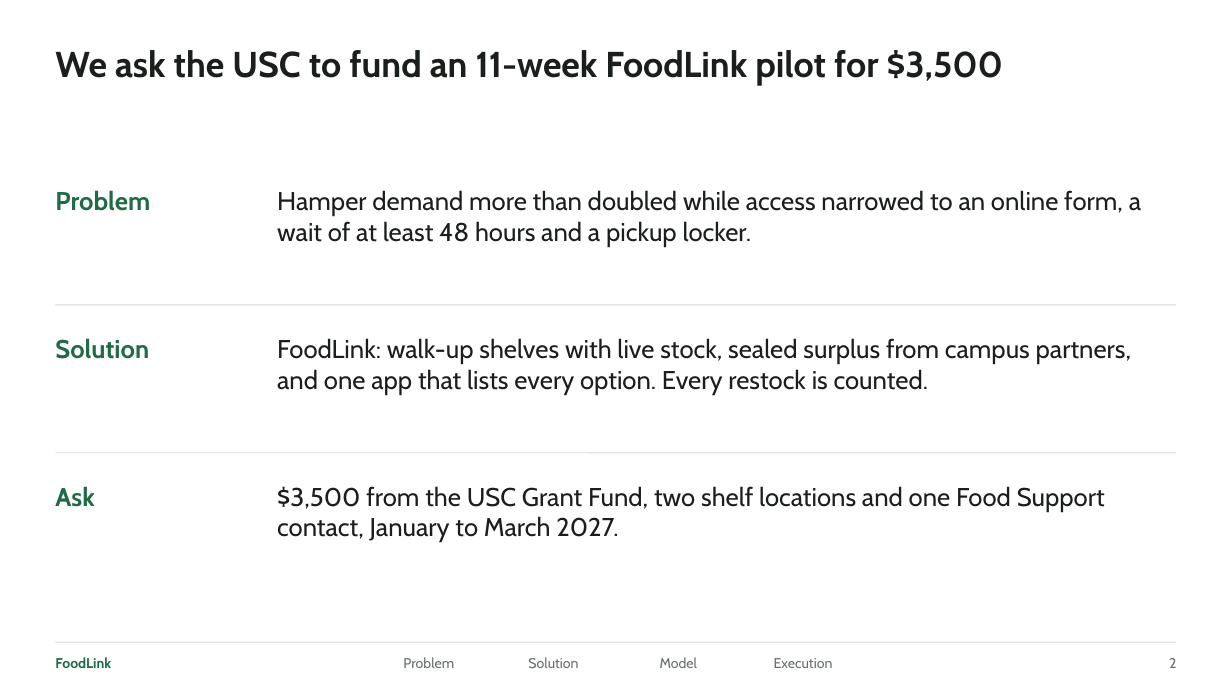
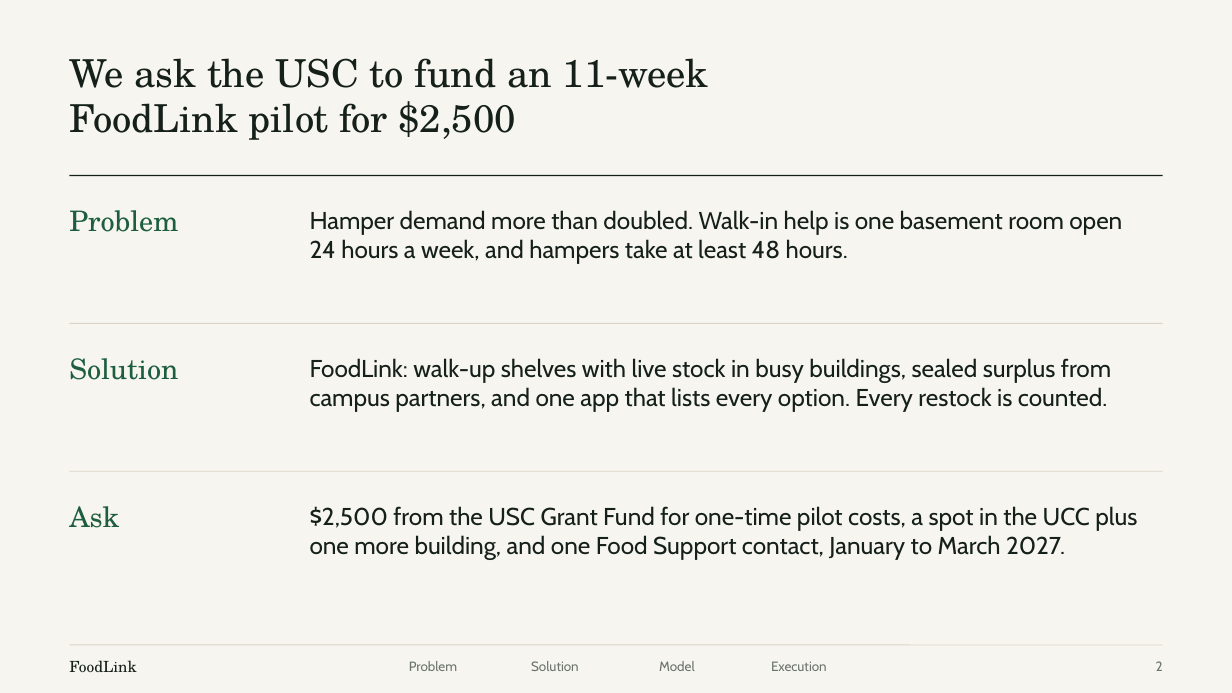
Before and after one commit to xingexu/aspire, a slide deck: slide 2 of deck/PBSN_ASPIRE_FoodLink.pptx. Drawn at 1232x693 pixels with LibreOffice and Linux fonts; fonts in the diff are those of the drawing. Boxes give left, top, right and bottom in pixels: in the first picture for what was removed or moved away, otherwise in the second. Text is boxed around its words. In the diff, an @@ line names an element or a change of style, - is before the commit and + after.

```diff
--- a/deck/PBSN_ASPIRE_FoodLink.pptx
+++ b/deck/PBSN_ASPIRE_FoodLink.pptx
@@ background #FFFFFF to #F7F5EF @@
@@ title at [69, 58, 709, 140]: text changed; size 28 to 30 pt; font Cabin to TeX Gyre Schola; text colour #1B1F1C to #15201A; bold off @@
-We ask the USC to fund an 11-week FoodLink pilot for $3,500
+We ask the USC to fund an 11-week
+FoodLink pilot for $2,500
@@ line added from (69, 176) to (1163, 176), #15201A 1 pt @@
@@ text "Problem": place and size @@
-text "Problem" at [55, 190, 150, 211]
+text "Problem" at [69, 210, 178, 232]
@@ text at [310, 210, 1122, 264]: text changed; size 20 to 19 pt; text colour #1B1F1C to #15201A @@
-Hamper demand more than doubled while access narrowed to an online form, a wait of at least 48 hours and a pickup locker.
+Hamper demand more than doubled. Walk-in help is one basement room open 24 hours a week, and hampers take at least 48 hours.
@@ line moved from (55, 305) - (1177, 305) to (69, 323) - (1163, 323) @@
@@ line (69, 323) - (1163, 323): stroke #D5DBD7 0.75 pt to #D9D4C7 0.75 pt @@
@@ size 20 to 22 pt, font Cabin to TeX Gyre Schola, text colour #1E6B45 to #1D5E40, bold off in 3 elements at [69, 210, 178, 232], [69, 506, 119, 528], [69, 358, 178, 380] @@
@@ text "Solution": place and size @@
-text "Solution" at [55, 338, 149, 359]
+text "Solution" at [69, 358, 178, 380]
@@ text at [310, 358, 1111, 412]: text changed; size 20 to 19 pt; text colour #1B1F1C to #15201A @@
-FoodLink: walk-up shelves with live stock, sealed surplus from campus partners, and one app that lists every option. Every restock is counted.
+FoodLink: walk-up shelves with live stock in busy buildings, sealed surplus from campus partners, and one app that lists every option. Every restock is counted.
@@ line moved from (55, 453) - (1177, 453) to (69, 471) - (1163, 471) @@
@@ line (69, 471) - (1163, 471): stroke #D5DBD7 0.75 pt to #D9D4C7 0.75 pt @@
@@ text "Ask": place and size @@
-text "Ask" at [55, 486, 94, 507]
+text "Ask" at [69, 506, 119, 528]
@@ text at [310, 506, 1137, 560]: text changed; size 20 to 19 pt; text colour #1B1F1C to #15201A @@
-$3,500 from the USC Grant Fund, two shelf locations and one Food Support contact, January to March 2027.
+$2,500 from the USC Grant Fund for one-time pilot costs, a spot in the UCC plus one more building, and one Food Support contact, January to March 2027.
@@ text "FoodLink": place and size @@
-text "FoodLink" at [55, 657, 111, 668]
+text "FoodLink" at [69, 660, 136, 672]
@@ text "FoodLink" at [69, 660, 136, 672]: size 11 to 12 pt, font Cabin to TeX Gyre Schola, text colour #1E6B45 to #15201A, bold off @@
@@ line moved from (55, 642) - (1177, 642) to (69, 645) - (1163, 645) @@
@@ line (69, 645) - (1163, 645): stroke #D5DBD7 0.75 pt to #D9D4C7 0.75 pt @@
@@ size 11 to 10.5 pt, text colour #67706A to #6B746D in 5 elements at [1156, 661, 1163, 671], [659, 661, 695, 671], [531, 661, 579, 671], [409, 661, 457, 671], [771, 661, 827, 671] @@
@@ page number: place and size @@
-page number at [1169, 658, 1176, 668]
+page number at [1156, 661, 1163, 671]
```
Also in this commit, not shown: 17 other slides changed, 2 slides added, 1 slide removed, 21 other files.
